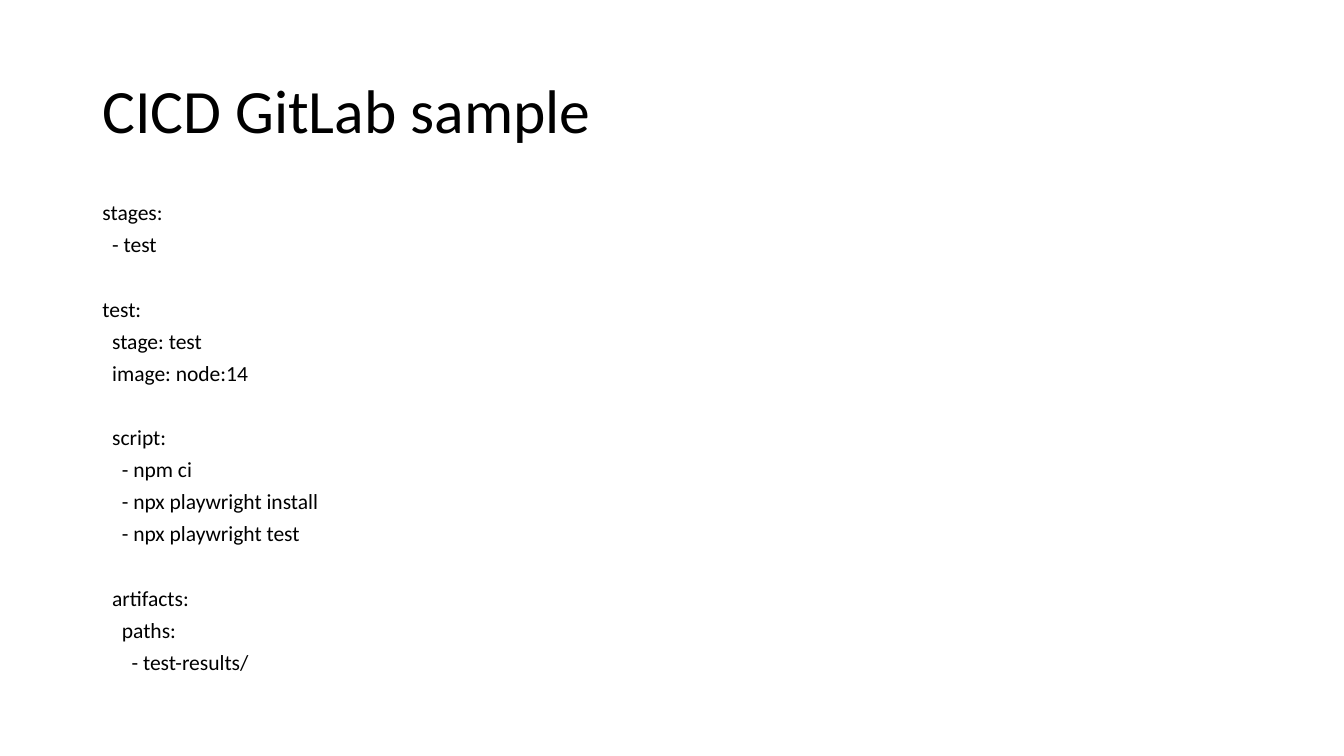
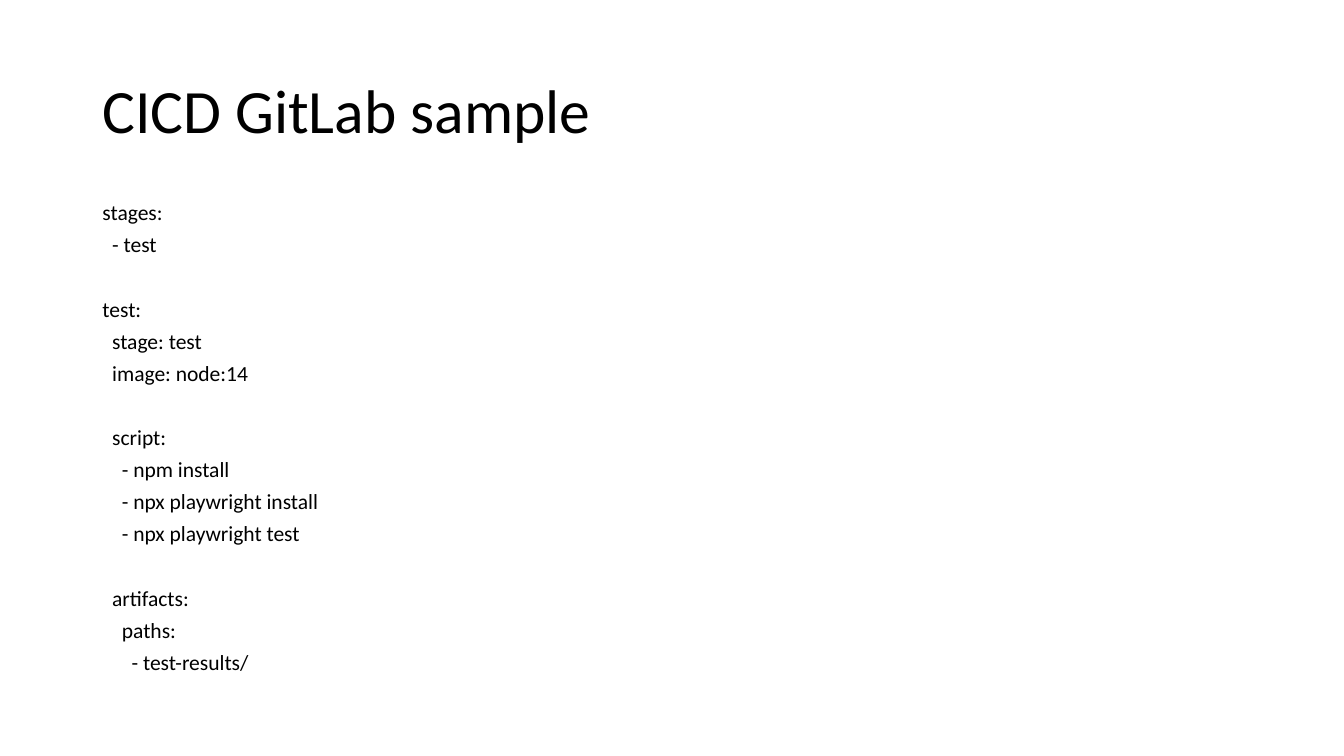
Before and after one commit to umesh-prabhu/demo1, a slide deck: slide 6 of playwr-ppt.pptx (slide 5 before the commit). Drawn at 1344x756 pixels with LibreOffice and Linux fonts; fonts in the diff are those of the drawing. Boxes give left, top, right and bottom in pixels: in the first picture for what was removed or moved away, otherwise in the second. Text is boxed around its words. In the diff, an @@ line names an element or a change of style, - is before the commit and + after.

```diff
--- a/playwr-ppt.pptx
+++ b/playwr-ppt.pptx
@@ text at box(133, 462, 229, 481): text changed @@
-- npm ci
+- npm install
```
Also in this commit, not shown: 2 other slides changed, 1 slide added, 10 other files.
